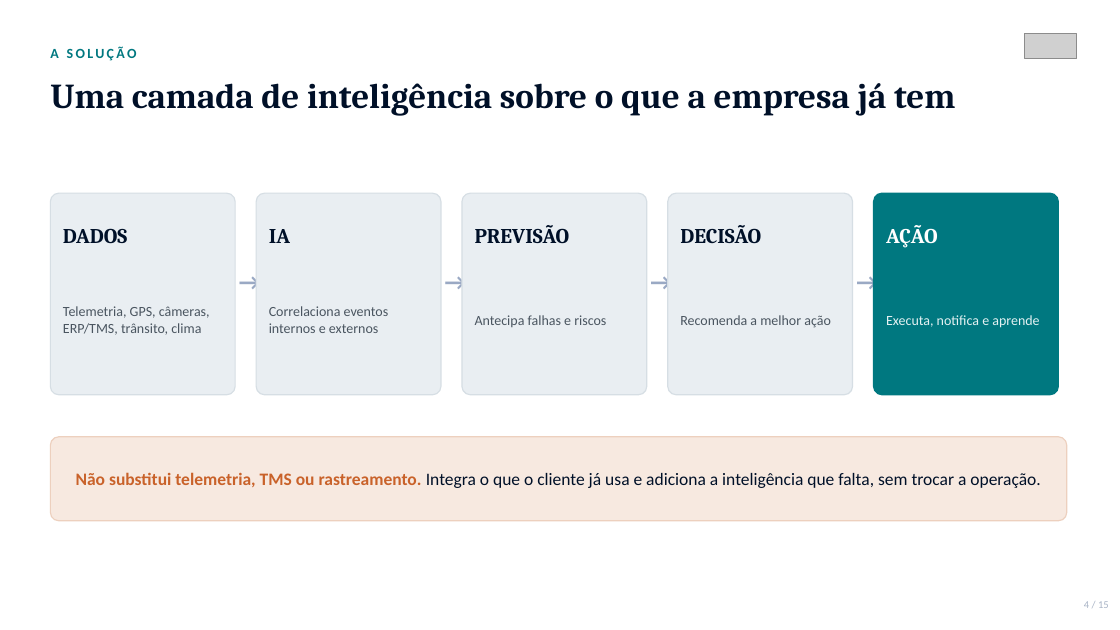
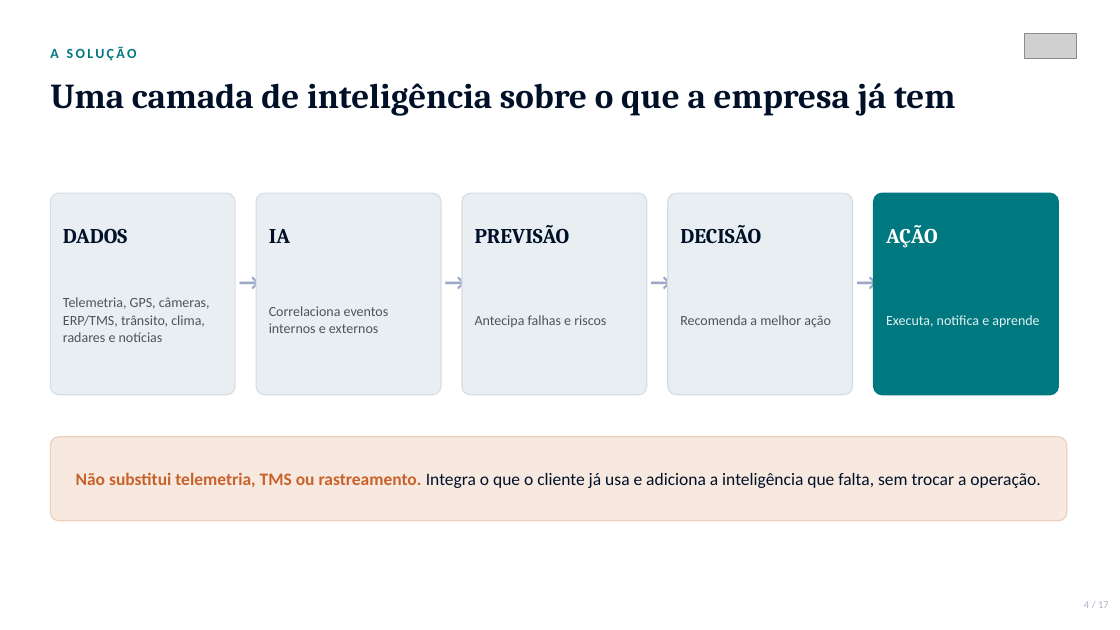
Before and after one commit to phdandrade-pixel/fleetmind-ai, a slide deck: slide 4 of pitch/FleetMind_AI_Apresentacao_Executiva.pptx. Drawn at 1120x630 pixels with LibreOffice and Linux fonts; fonts in the diff are those of the drawing; grey boxes stand for pictures. Boxes give left, top, right and bottom in pixels: in the first picture for what was removed or moved away, otherwise in the second. Text is boxed around its words. In the diff, an @@ line names an element or a change of style, - is before the commit and + after.

```diff
--- a/pitch/FleetMind_AI_Apresentacao_Executiva.pptx
+++ b/pitch/FleetMind_AI_Apresentacao_Executiva.pptx
@@ text at <box>63,297,210,342</box>: text changed @@
-Telemetria, GPS, câmeras, ERP/TMS, trânsito, clima
+Telemetria, GPS, câmeras, ERP/TMS, trânsito, clima, radares e notícias
```
Also in this commit, not shown: 14 other slides changed, 2 slides added, 1 other file.
